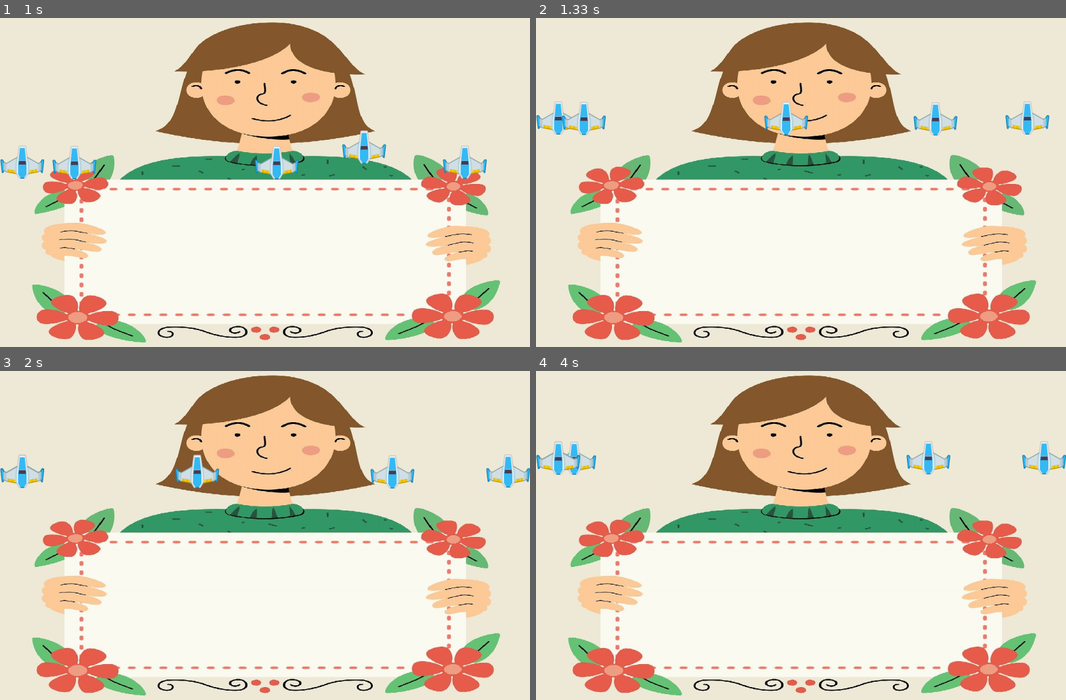
Above: before the commit, frames 1-4 (two rows, left to right).
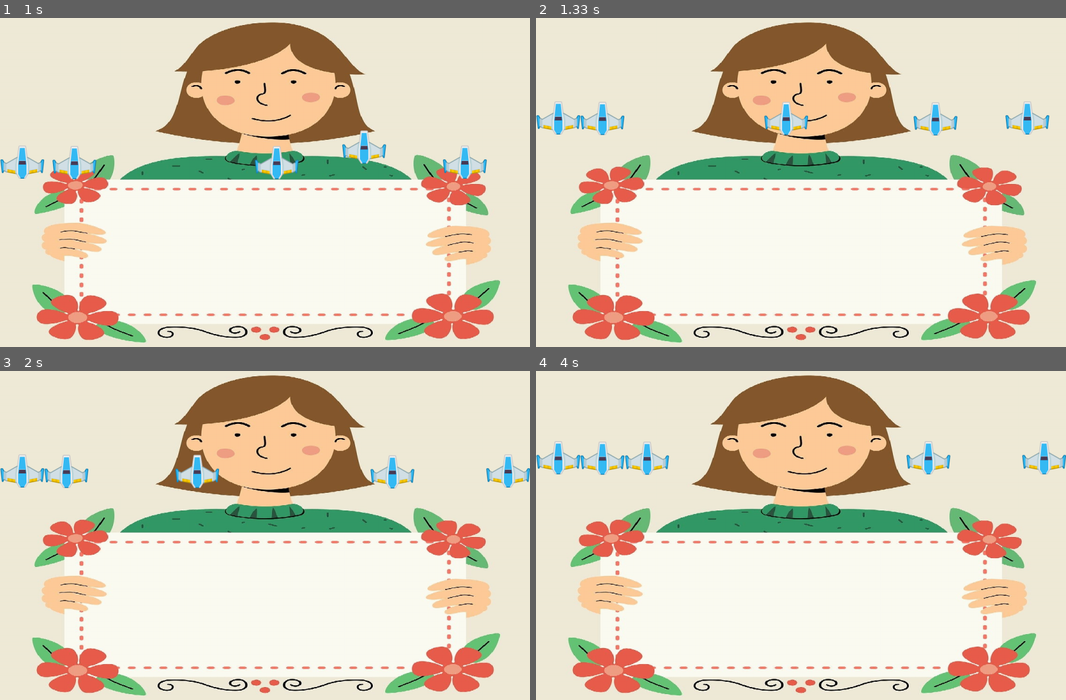
Above: after the commit, the same moments.

Repository: Vronst/Pygame_Binding_of_Isaac
Game: pygame game, started from main.py
Same seed, same stepped clock (60 frames per second), same inputs: the game is played once before the commit and once after it.
Inputs:
- Up to frame 1 (1 s): hold Right 0.33-0.8 s; hold Up from 0.83 s (still down)
- Up to frame 2 (1.33 s): release Up at 1.13 s; hold Right from 1.17 s (still down)
- Up to frame 3 (2 s): release Right at 1.63 s; hold Left from 1.67 s (still down)
- Up to frame 4 (4 s): release Left at 2.2 s; hold Down 2.23-2.53 s; hold Left 2.57-2.97 s; hold Up 3-3.37 s; hold Right from 3.4 s (still down)

Frame 1 is identical in both runs. In frame 2, 0.6% of the frame differs, in the area x 4-17%, y 25-36%; in frame 3, 0.5%; in frame 4, 1.0%, in the area x 0-26%, y 21-32%.

Commit message:
collison work, could be optimalized?

Diff:
--- a/character.py
+++ b/character.py
@@ -11,7 +11,7 @@
         self.rect.center = (cx, cy)
         self.borders = borders
 
-    def _move(self, group=None):
+    def _move(self, group):
         pass
 
     def get_event(self, **kwargs):
--- a/enemies.py
+++ b/enemies.py
@@ -1,10 +1,8 @@
 from character import Character
-from random import randint
-import pygame
 
 
 class Enemy(Character):
-    def __init__(self, cx, cy, image, borders, player, move_x=5, move_y=5):
+    def __init__(self, cx, cy, image, borders, player, move_x, move_y):
         super().__init__(cx, cy, image, borders)
         self.player = player.rect
         self.move_x = move_x
@@ -19,21 +17,35 @@
         # making it move dependent of player object
         distance_x = self.rect.x - self.player.x
         distance_y = self.rect.y - self.player.y
+        if group:
+            group = [x for x in group if x != self]
+
+        moves = []
 
         if distance_x < 0 or (distance_x >= 0 and self.rect.x > self.borders[0] - 100 and not self.melee):
-            self.rect.move_ip(self._moves[0])
+            # self.rect.move_ip(self._moves[0])
+            moves.append(self._moves[0])
         if (distance_x > 0 or
                 (distance_x >= 0 and self.rect.x < self.borders[0] - self.borders[0] + 100 and not self.melee)):
-            self.rect.move_ip(self._moves[1])
+            # self.rect.move_ip(self._moves[1])
+            moves.append(self._moves[1])
         if distance_y < 0:
-            self.rect.move_ip(self._moves[2])
+            # self.rect.move_ip(self._moves[2])
+            moves.append(self._moves[2])
         if distance_y > 0:
-            self.rect.move_ip(self._moves[3])
+            # self.rect.move_ip(self._moves[3])
+            moves.append(self._moves[3])
+
+        for move in moves:
+            self.rect.move_ip(move)
+            for member in group:
+                if self.rect.colliderect(member):
+                    self.rect.move_ip(-move[0], -move[1])
 
 
 class MeleeEnemy(Enemy):
 
-    def __init__(self, cx, cy, image, borders, player, move_x=5, move_y=5):
+    def __init__(self, cx, cy, image, borders, player, move_x=4, move_y=4):
         super().__init__(cx, cy, image, borders, player, move_x, move_y)
 
     def tired(self):
@@ -47,42 +59,3 @@
 
     def attack(self):
         pass
-
-
-class DetectCollision:
-
-    def __init__(self, player: Character, borders: tuple, images: dict, surface: pygame.Surface, background):
-        self.background = background
-        self.surface = surface
-        self.enemies = {0: (MeleeEnemy, images['PLAYER']), 1: (RangeEnemy, images['PLAYER'])}  # to be more complicated
-        self.player = player
-        self.set_of_enemies = pygame.sprite.Group()
-        self.set_of_obstacle = pygame.sprite.Group()
-        self.borders = borders
-        # for safety run new_level last in init
-        self.new_level()
-
-    def new_level(self):
-        for _ in range(randint(0, 4)):
-            # shot purpose is to choose melee or range enemy and their image
-            shot = randint(0, len(self.enemies) - 1)
-            new = (self.enemies[shot][0]
-                   (randint(0, self.borders[0]),
-                    randint(0, self.borders[1]),
-                    self.enemies[shot][1],
-                    self.borders,
-                    self.player))
-            if (not pygame.sprite.spritecollideany(new, self.set_of_enemies)
-                    and not pygame.sprite.spritecollideany(new, self.set_of_obstacle)):
-                self.set_of_enemies.add(new)  # ignore yellow warning
-        self.draw(self.surface)
-
-    def update(self):
-        self.set_of_enemies.update()
-        self.set_of_obstacle.update()
-
-    def draw(self, screen):
-        self.set_of_enemies.draw(screen)
-
-    def pause(self):
-        pass
--- /dev/null
+++ b/level.py
@@ -0,0 +1,42 @@
+import pygame
+from random import randint
+from character import Character
+from enemies import *
+
+
+class DetectCollision:
+
+    def __init__(self, player: Character, borders: tuple, images: dict, surface: pygame.Surface, background):
+        self.background = background
+        self.surface = surface
+        self.enemies = {0: (MeleeEnemy, images['PLAYER']), 1: (RangeEnemy, images['PLAYER'])}  # to be more complicated
+        self.player = player
+        self.set_of_enemies = pygame.sprite.Group()
+        self.set_of_obstacle = pygame.sprite.Group()
+        self.borders = borders
+        # for safety run new_level last in init
+        self.new_level()
+
+    def new_level(self):
+        for _ in range(randint(0, 4)):
+            # shot purpose is to choose melee or range enemy and their image
+            shot = randint(0, len(self.enemies) - 1)
+            new = (self.enemies[shot][0]
+                   (randint(0, self.borders[0]),
+                    randint(0, self.borders[1]),
+                    self.enemies[shot][1],
+                    self.borders,
+                    self.player))
+            self.set_of_enemies.add(new)  # ignore yellow warning
+        self.draw(self.surface)
+        # pygame.time.delay(200)
+
+    def update(self):
+        self.set_of_enemies.update(group=self.set_of_enemies)
+        self.set_of_obstacle.update()
+
+    def draw(self, screen):
+        self.set_of_enemies.draw(screen)
+
+    def pause(self):
+        pass
--- a/main.py
+++ b/main.py
@@ -1,7 +1,7 @@
 import os
 import pygame
 from player import Player
-from enemies import MeleeEnemy, RangeEnemy, DetectCollision
+from level import DetectCollision
 
 # pygame setup
 DISPLAY = (1200, 800)
@@ -48,12 +48,7 @@
         if event.type == pygame.QUIT:
             running = False
 
-    # enemy.update(None)
-    # enemy.draw(screen)
-    # enemy1.update(None)
-    # enemy1.draw(screen)
-
-    level.update()  # enemies moves
+    level.update()  # moving enemies
     level.draw(screen)
     player.update(pygame.key.get_pressed())
     player.draw(screen)
